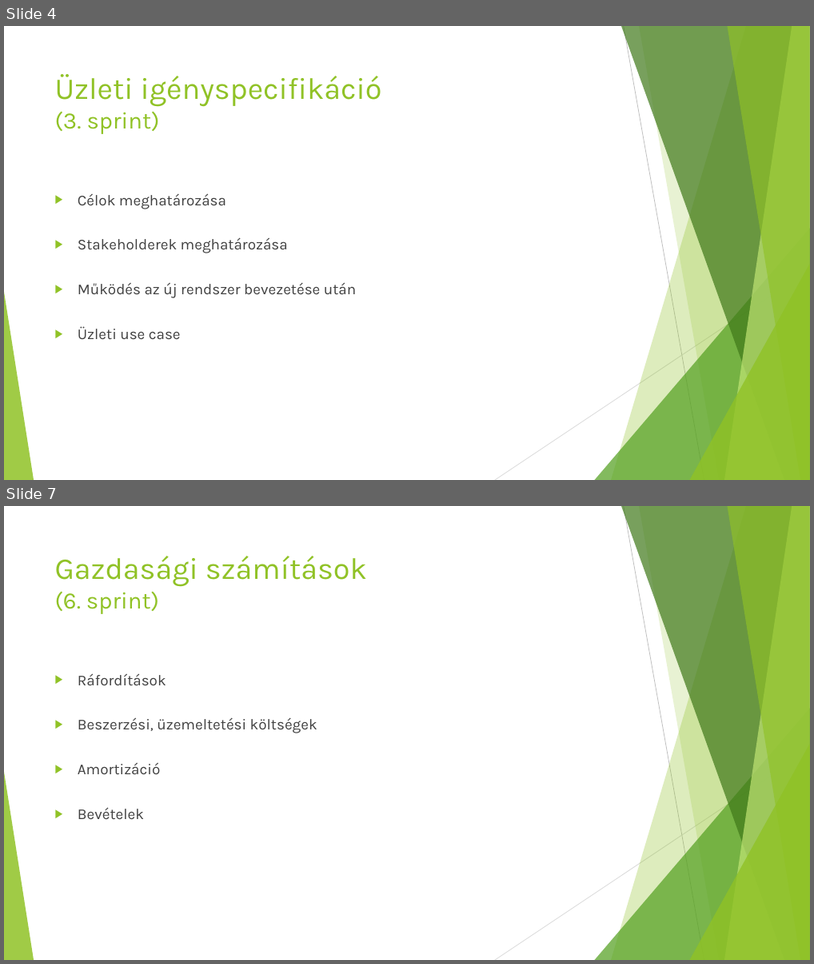
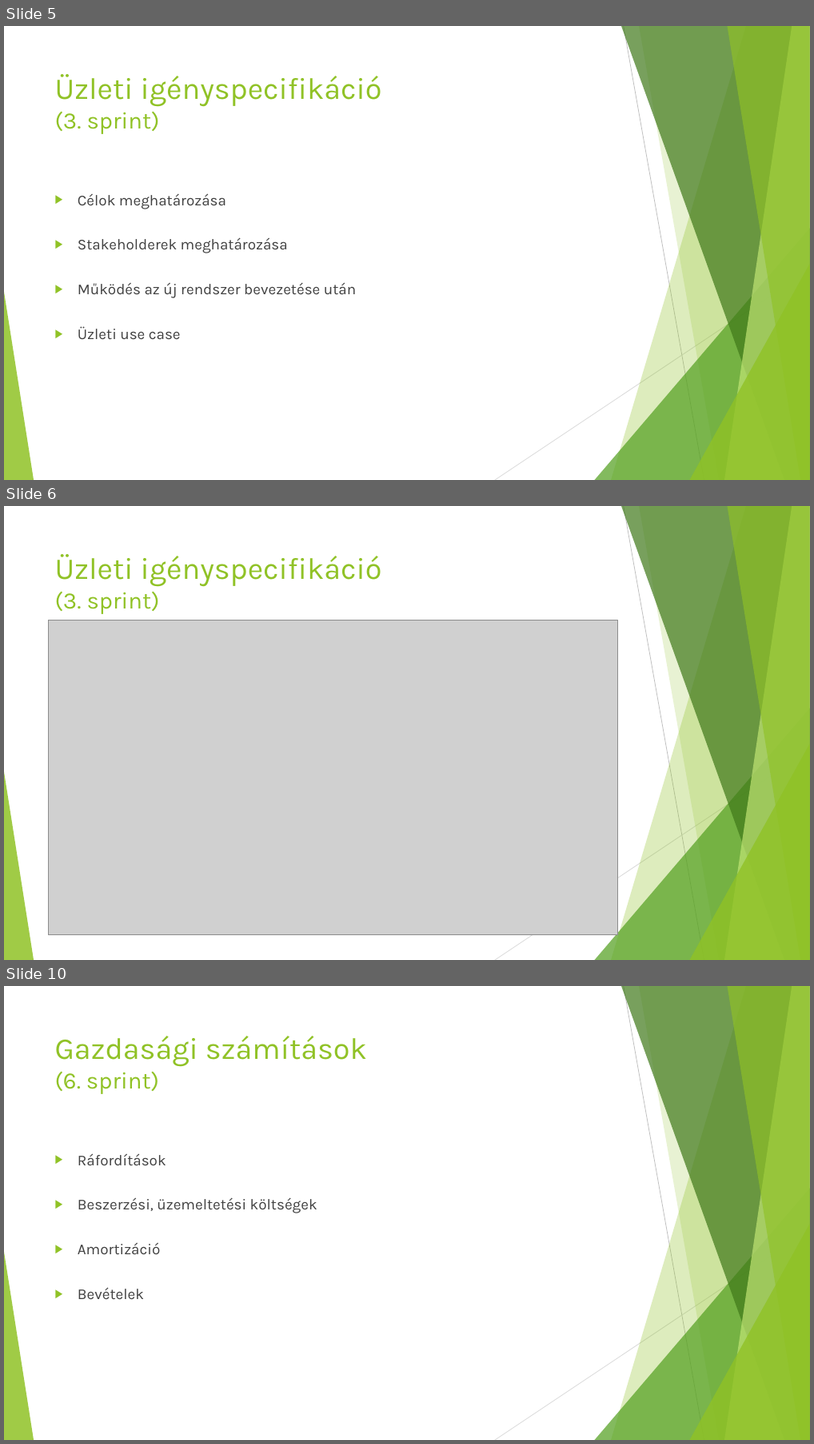
Before and after one commit to BotiD3/rejtely, a slide deck: Rejtély.pptx. Shown one above the other, each under a label of ours: slides 4 and 7 before the commit, slides 5, 6 and 10 after it; the slides between them are not shown. The pictures are 814x964 and 814x1444 pixels, drawn with LibreOffice and Linux fonts; fonts in the diff are those of the drawing; grey boxes stand for pictures. Boxes give left, top, right and bottom in pixels: in the first picture for what was removed or moved away, otherwise in the second. Text is boxed around its words. In the diff, an @@ line names an element or a change of style, - is before the commit and + after.

```diff
--- a/Rejtély.pptx
+++ b/Rejtély.pptx
@@ slide 6 added at <box>4,506,810,960</box>, background #FFFFFF; not listed: 10 template elements that a slide beside it also shows @@
@@ title added at <box>55,554,382,614</box>, 36 pt, text #90C226 @@
+Üzleti igényspecifikáció
+(3. sprint)
@@ picture added at <box>48,620,618,935</box> @@
@@ what was slide 4 is now slide 5 @@
@@ what was slide 7 is now slide 10 @@
```
Also in this commit, not shown: 4 slides changed, 7 other slides added, 2 other files.
